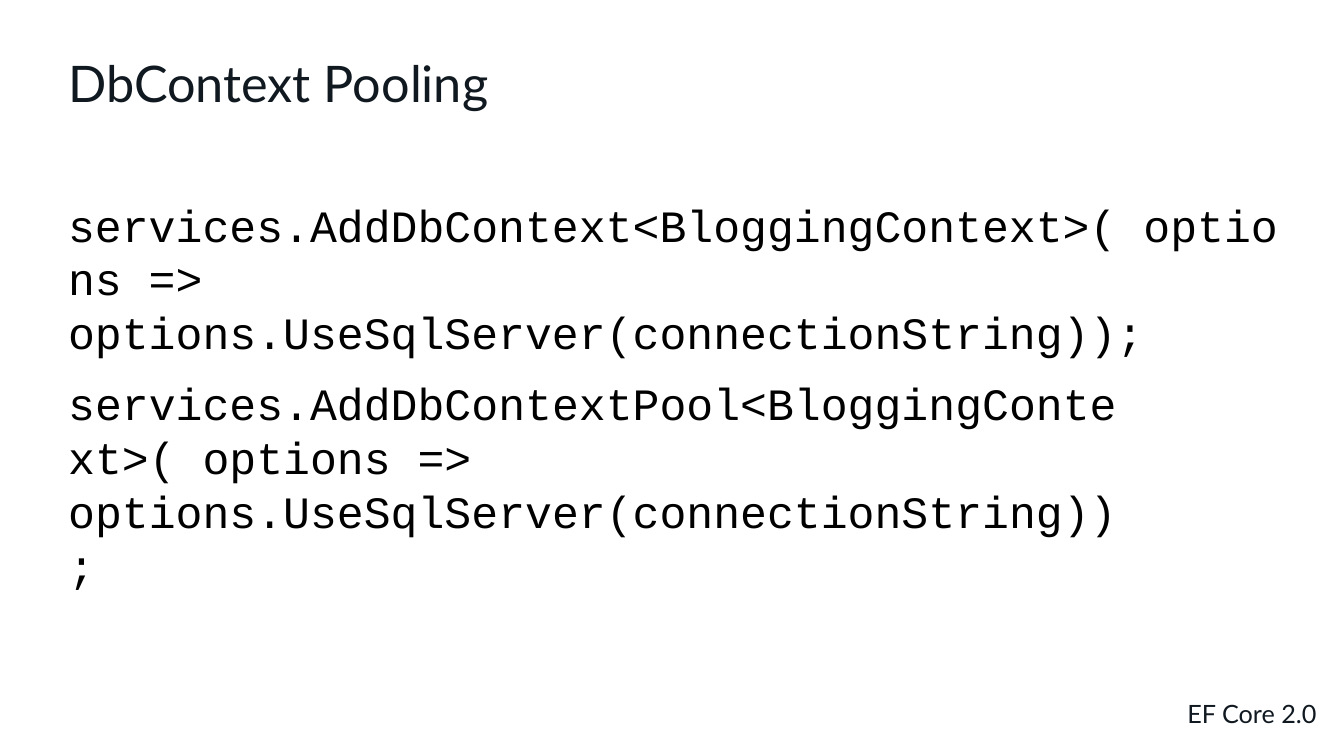
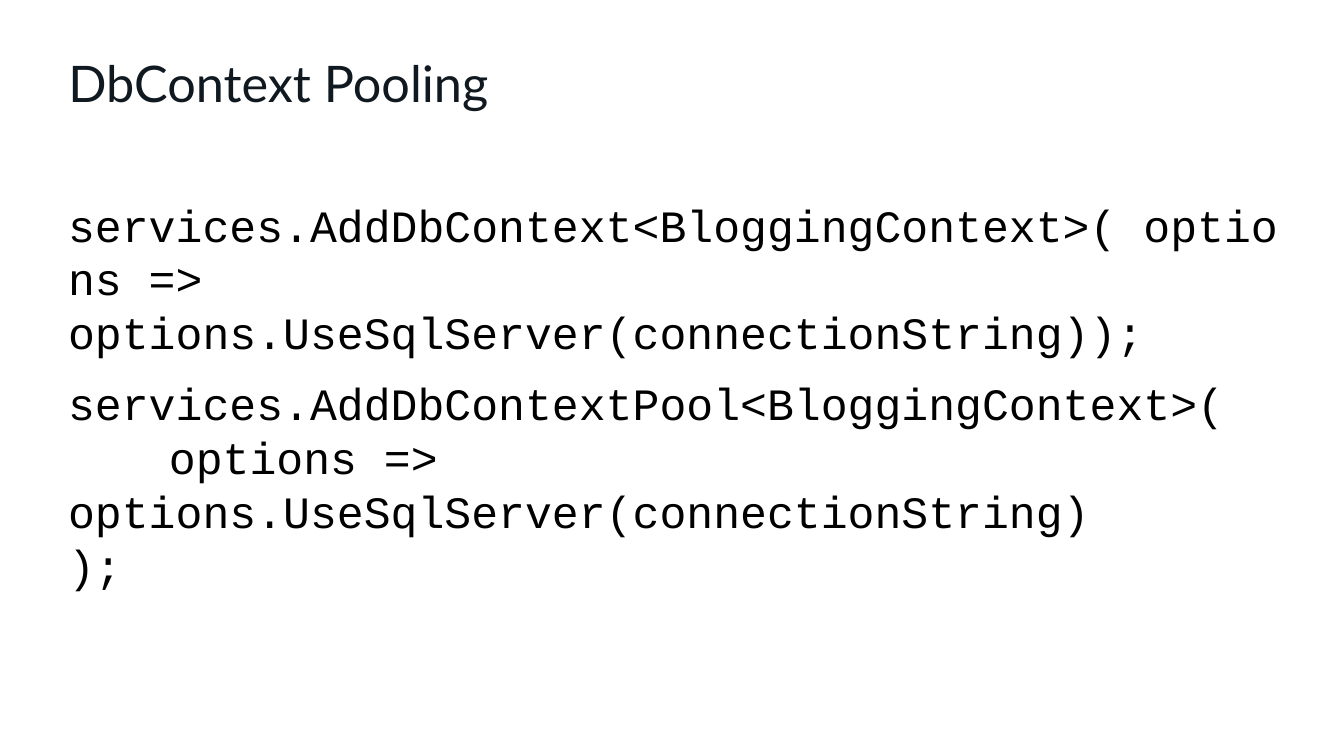
Before and after one commit to cwoodruff/EFCore3Demos, a slide deck: slide 24 of What’s new in Entity Framework Core 3.1.pptx. Drawn at 1344x756 pixels with LibreOffice and Linux fonts; fonts in the diff are those of the drawing. Boxes give left, top, right and bottom in pixels: in the first picture for what was removed or moved away, otherwise in the second. Text is boxed around its words. In the diff, an @@ line names an element or a change of style, - is before the commit and + after.

```diff
--- a/What’s new in Entity Framework Core 3.1.pptx
+++ b/What’s new in Entity Framework Core 3.1.pptx
@@ text at [68, 389, 1224, 538]: text changed @@
-services.AddDbContextPool<BloggingContext>( options => options.UseSqlServer(connectionString));
+services.AddDbContextPool<BloggingContext>(
+options => options.UseSqlServer(connectionString)
+);
@@ text removed at [1187, 704, 1316, 724] @@
-EF Core 2.0
```
Also in this commit, not shown: 8 other slides changed, 1 slide added, 1 slide removed.
